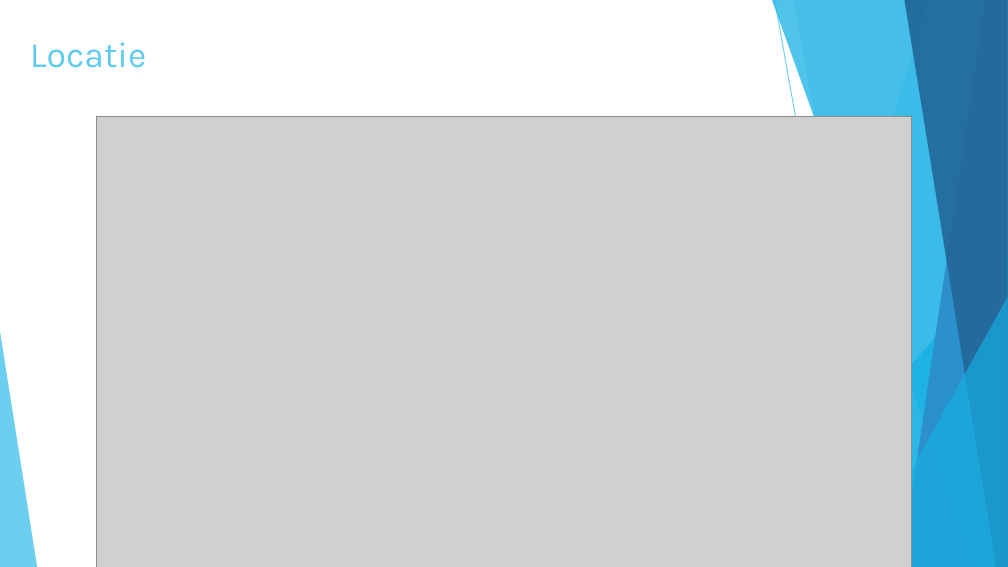
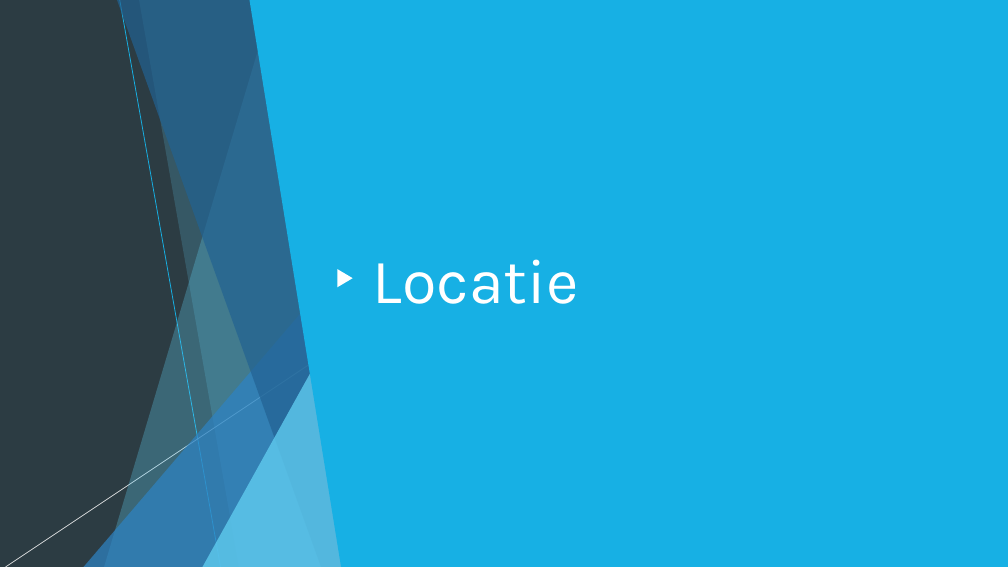
Before and after one commit to merelvdleeden/plastic_vanger, a slide deck: slide 5 of documentatie/scrum presentaties/50% presentatie.pptx. Drawn at 1008x567 pixels with LibreOffice and Linux fonts; fonts in the diff are those of the drawing; grey boxes stand for pictures. Boxes give left, top, right and bottom in pixels: in the first picture for what was removed or moved away, otherwise in the second. Text is boxed around its words. In the diff, an @@ line names an element or a change of style, - is before the commit and + after.

```diff
--- a/documentatie/scrum presentaties/50% presentatie.pptx
+++ b/documentatie/scrum presentaties/50% presentatie.pptx
@@ background #FFFFFF to #2C3C43 @@
@@ freeform shape added at [0, 0, 71, 470], fill #5FCBEF at 70% opacity @@
@@ rectangle added at [0, 0, 1008, 567], fill #2C3C43 @@
@@ freeform shape added at [104, 0, 353, 567], fill #5FCBEF at 30% opacity @@
@@ freeform shape added at [116, 0, 352, 567], fill #226292 at 70% opacity @@
@@ line added from (119, 0) to (221, 567), #17B0E4 0.75 pt @@
@@ freeform shape added at [139, 0, 353, 567], fill #5FCBEF at 20% opacity @@
@@ freeform shape added at [250, 0, 1008, 567], fill #17B0E4 @@
@@ text "Locatie": place and size @@
-text "Locatie" at [30, 42, 146, 68]
+text "Locatie" at [373, 259, 579, 304]
@@ text "Locatie" at [373, 259, 579, 304]: size 34 to 60 pt, text colour #5FCBEF to #FFFFFF; more space between paragraphs; vertical alignment top to bottom @@
@@ picture removed at [96, 116, 911, 567] @@
@@ triangle added at [83, 252, 352, 567], fill #2E83C3 at 72% opacity @@
@@ triangle added at [337, 269, 352, 287], fill #FFFFFF @@
@@ triangle added at [203, 297, 353, 567], fill #5FCBEF at 80% opacity @@
@@ line added from (399, 305) to (5, 567), #FFFFFF 0.75 pt @@
@@ triangle removed at [0, 332, 37, 567] @@
```
Also in this commit, not shown: 3 other slides changed, 1 slide added, 1 slide removed, 2 other files.
